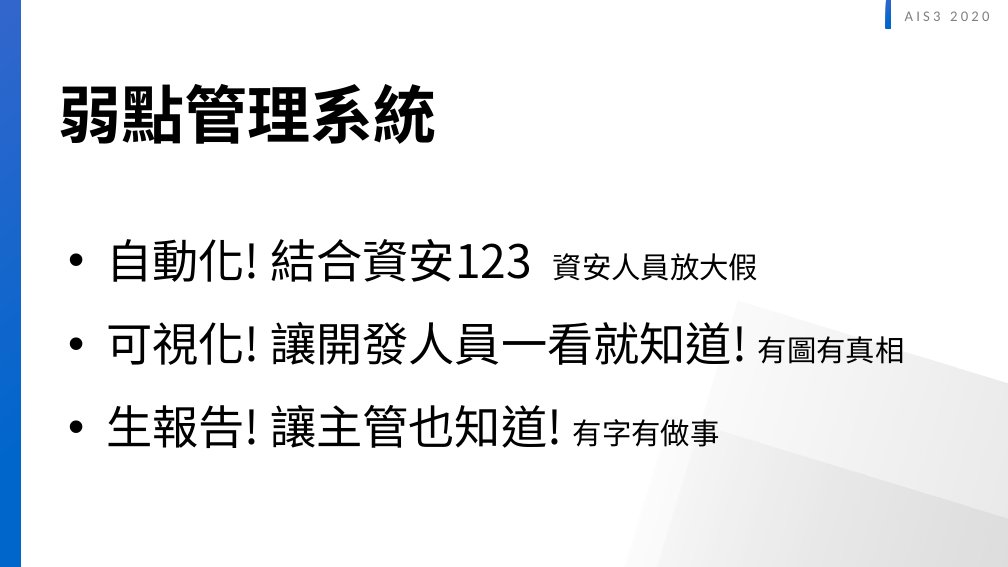
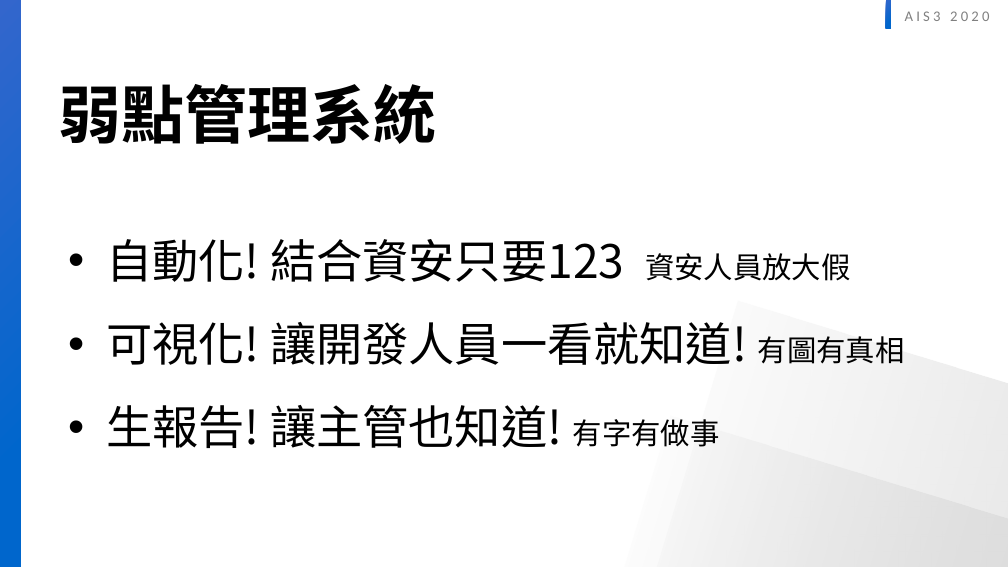
Before and after one commit to twinklestar03/AIS3-Dragon, a slide deck: slide 8 of Slide/AIS3 dragon security .pptx. Drawn at 1008x567 pixels with LibreOffice and Linux fonts; fonts in the diff are those of the drawing. Boxes give left, top, right and bottom in pixels: in the first picture for what was removed or moved away, otherwise in the second. Text is boxed around its words. In the diff, an @@ line names an element or a change of style, - is before the commit and + after.

Commit message:
Update slide content

```diff
--- a/Slide/AIS3 dragon security .pptx
+++ b/Slide/AIS3 dragon security .pptx
@@ text at [106, 239, 851, 282]: text changed @@
-• 自動化! 結合資安123 資安人員放大假
+• 自動化! 結合資安只要123 資安人員放大假
```
